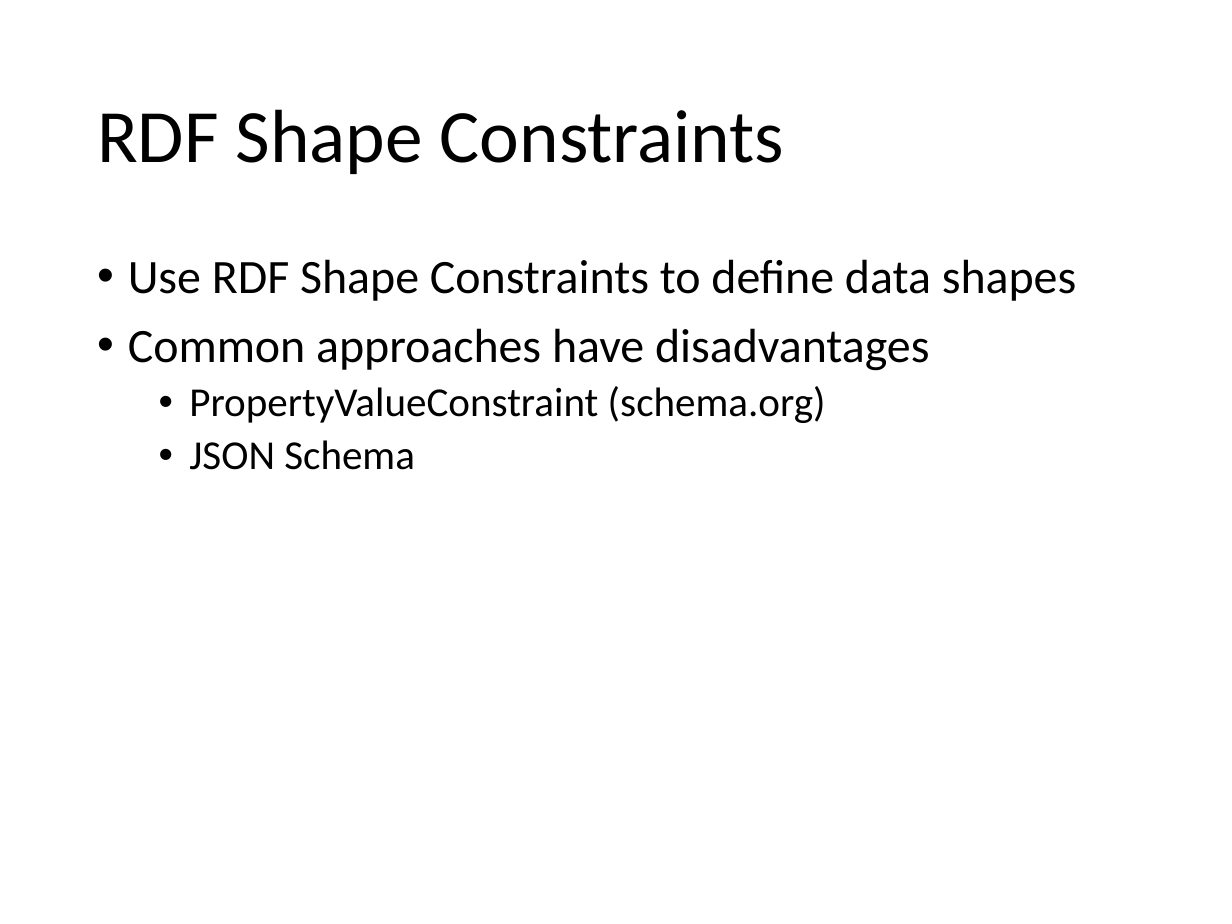
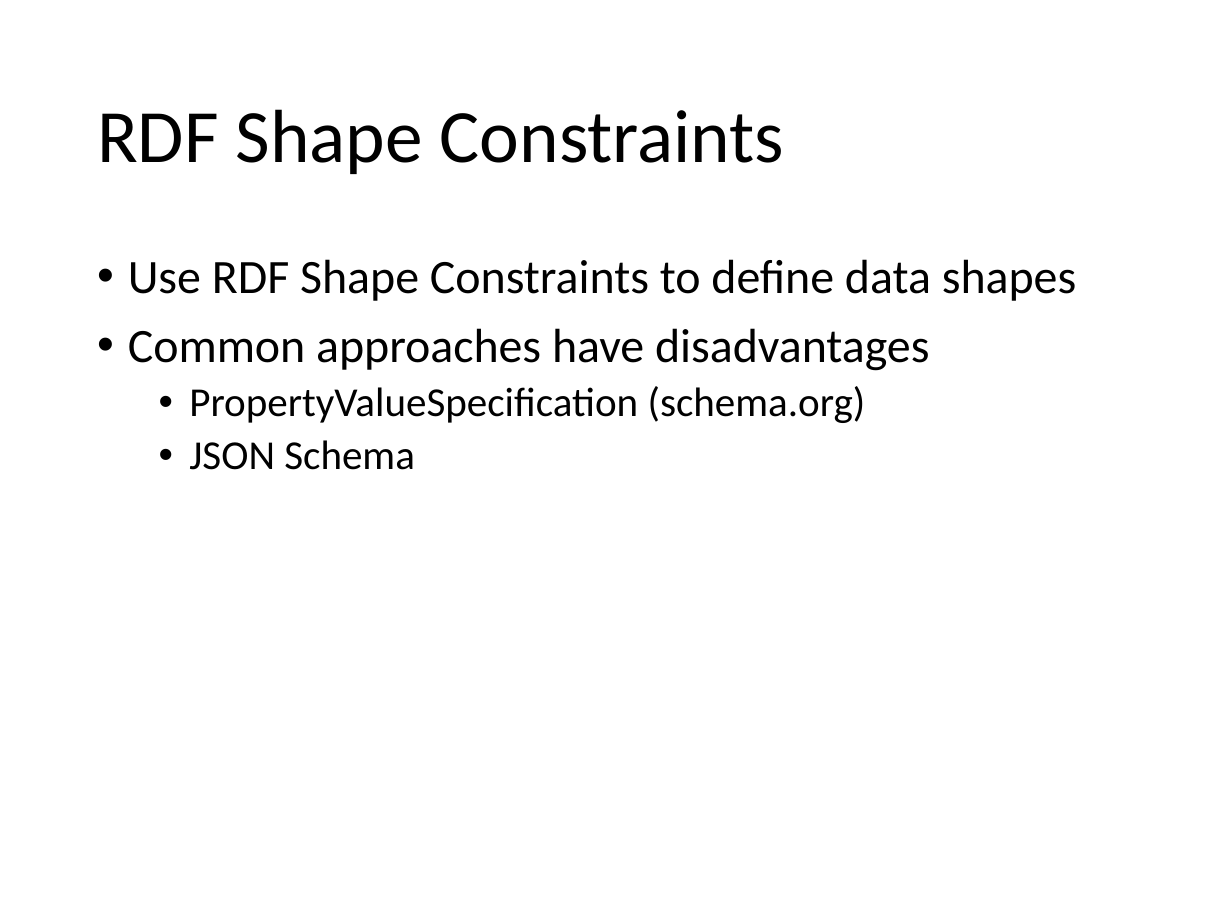
Before and after one commit to iot-schema-collab/teleconferences, a slide deck: slide 13 of iot.schema.org-19042018.pptx. Drawn at 1232x924 pixels with LibreOffice and Linux fonts; fonts in the diff are those of the drawing. Boxes give left, top, right and bottom in pixels: in the first picture for what was removed or moved away, otherwise in the second. Text is boxed around its words. In the diff, an @@ line names an element or a change of style, - is before the commit and + after.

Commit message:
fixed reference on slide 13
PropertyValueSpecification

```diff
--- a/iot.schema.org-19042018.pptx
+++ b/iot.schema.org-19042018.pptx
@@ text at (189, 386, 866, 423): text changed @@
-  • PropertyValueConstraint (schema.org)
+  • PropertyValueSpecification (schema.org)
```
Also in this commit, not shown: 2 other files.
